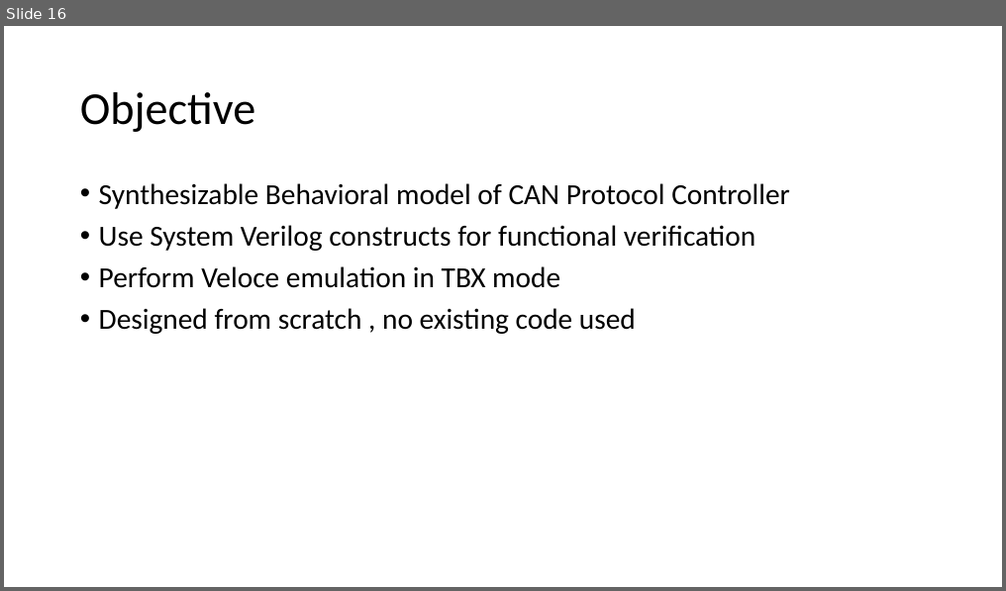
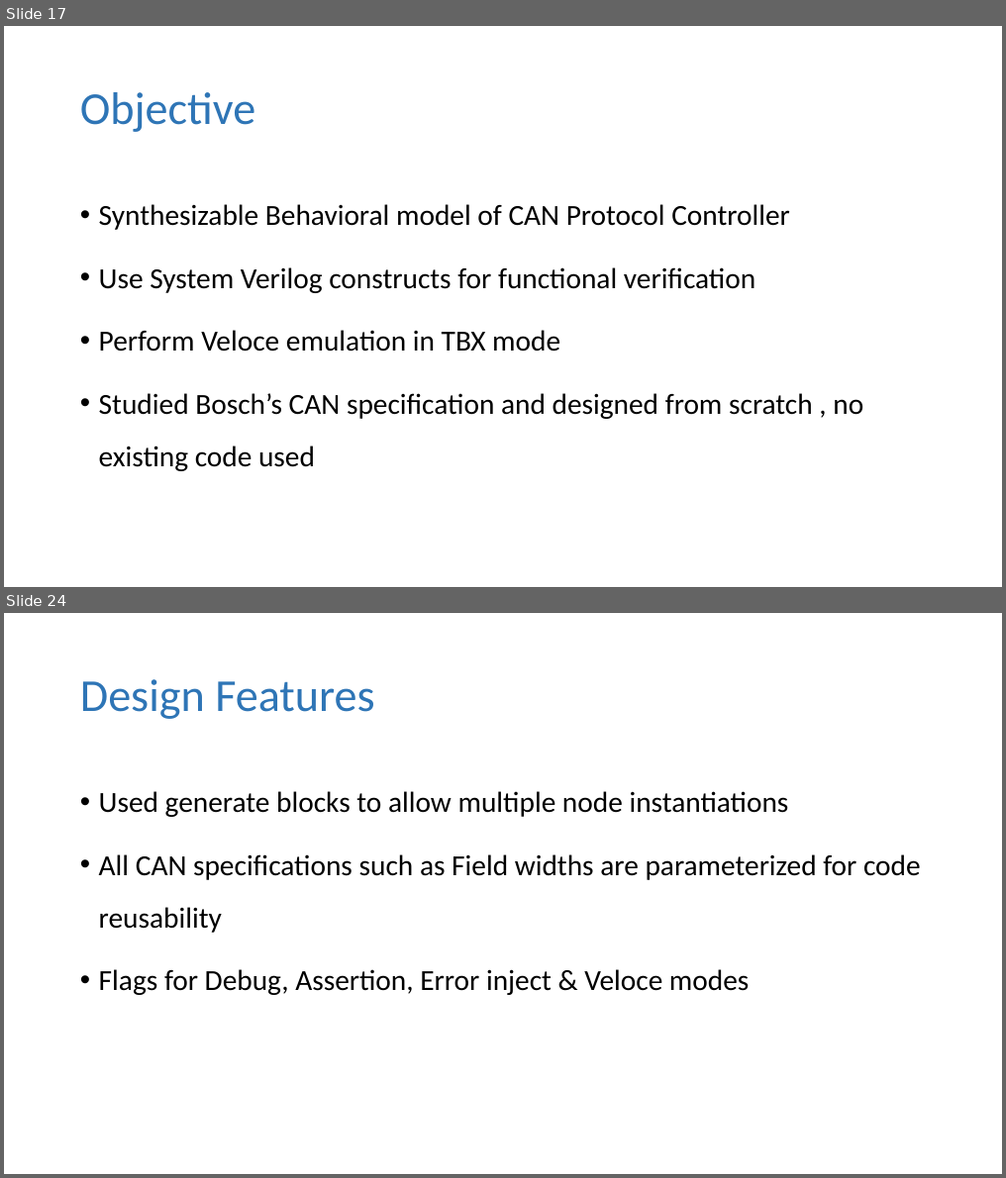
Before and after one commit to mafzzz/can-controller, a slide deck: Docs/Final Project Presenatation.pptx. Shown one above the other, each under a label of ours: slide 16 before the commit, slides 17 and 24 after it; the slides between them are not shown. The pictures are 1006x591 and 1006x1178 pixels, drawn with LibreOffice and Linux fonts; fonts in the diff are those of the drawing. Boxes give left, top, right and bottom in pixels: in the first picture for what was removed or moved away, otherwise in the second. Text is boxed around its words. In the diff, an @@ line names an element or a change of style, - is before the commit and + after.

```diff
--- a/Docs/Final Project Presenatation.pptx
+++ b/Docs/Final Project Presenatation.pptx
@@ slide 24 added at (x1=4, y1=613, x2=1002, y2=1174), background #FFFFFF @@
@@ title added at (x1=80, y1=679, x2=374, y2=719), 44 pt, text #2E75B6 @@
+Design Features
@@ text added at (x1=99, y1=791, x2=921, y2=995), 28 pt, text #000000 @@
+• Used generate blocks to allow multiple node instantiations
+• All CAN specifications such as Field widths are parameterized for code reusability
+• Flags for Debug, Assertion, Error inject & Veloce modes
@@ what was slide 16 is now slide 17 @@
@@ slide 17 changed as well @@
@@ title "Objective" at (x1=80, y1=92, x2=255, y2=132): text colour #000000 to #2E75B6 @@
@@ text at (x1=99, y1=204, x2=790, y2=352): line spacing 0.9 to 1.5 @@
@@ text at (x1=99, y1=393, x2=863, y2=472): text changed @@
-• Designed from scratch , no existing code used
+• Studied Bosch’s CAN specification and designed from scratch , no existing code used
```
Also in this commit, not shown: 11 other slides changed, 23 other slides added, 1 slide removed.
